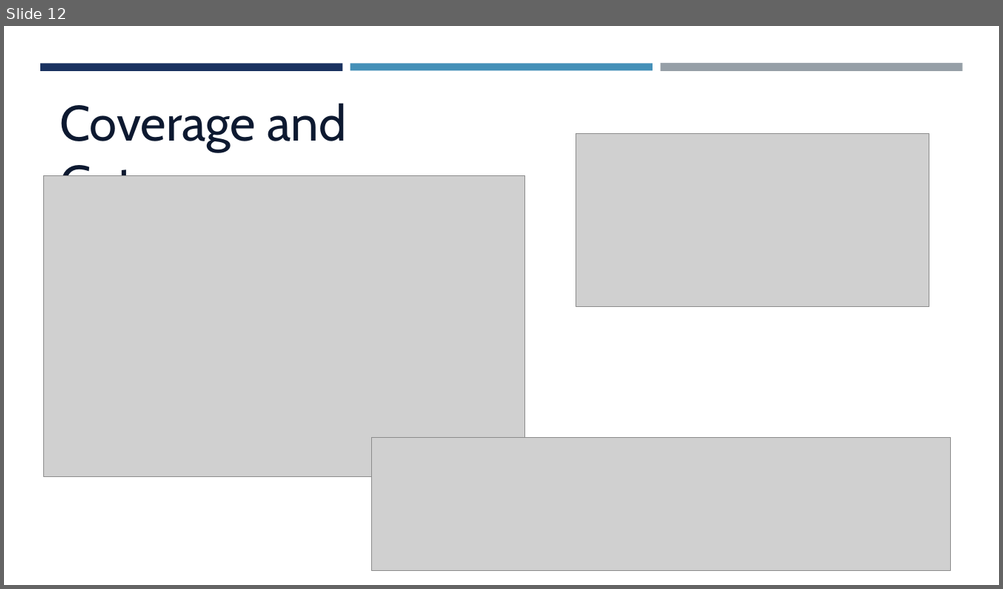
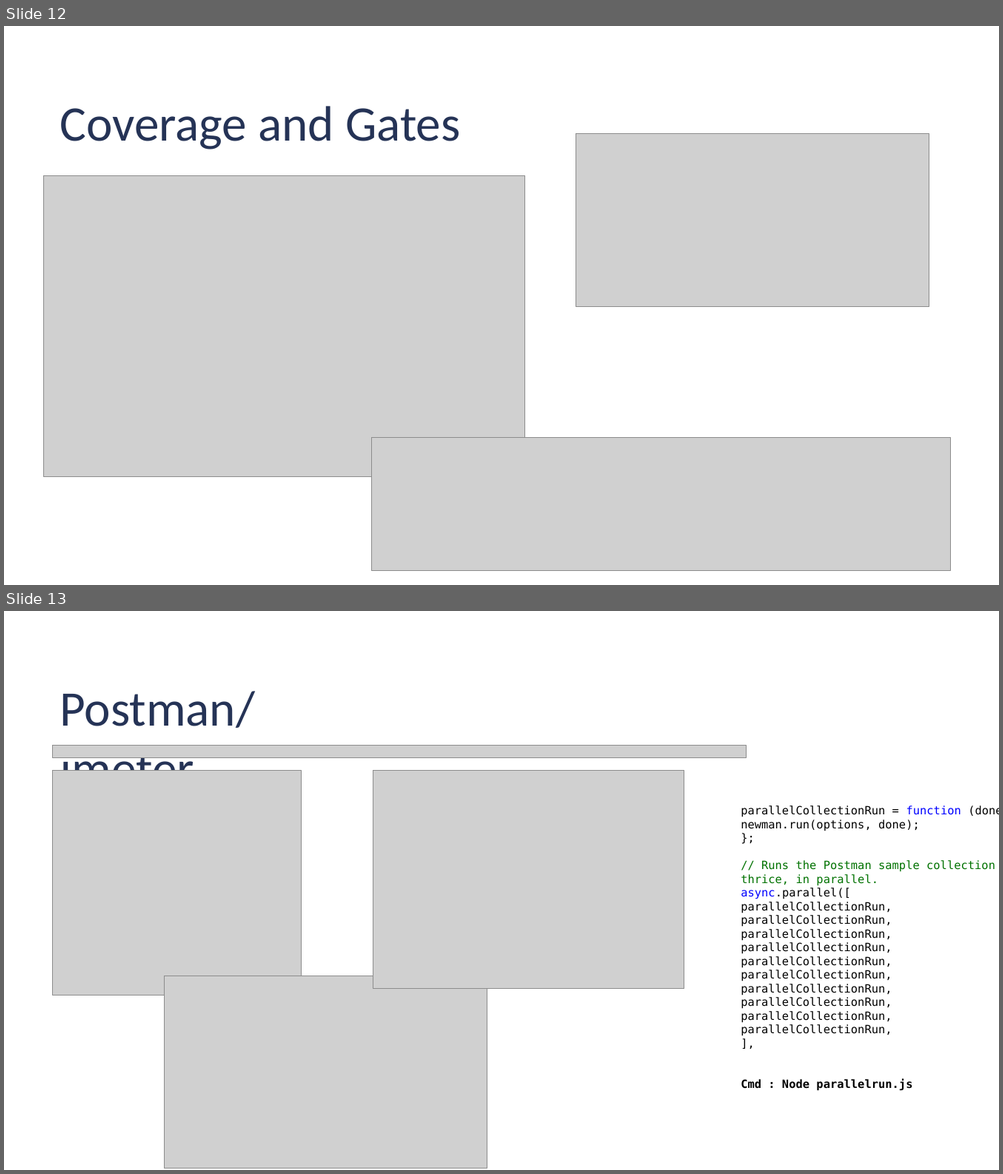
Before and after one commit to jkcpavan/coreTDD, a slide deck: How to Automate API Testing.pptx. Shown one above the other, each under a label of ours: slide 12 before the commit, slides 12 and 13 after it. The pictures are 1003x589 and 1003x1174 pixels, drawn with LibreOffice and Linux fonts; fonts in the diff are those of the drawing; grey boxes stand for pictures. Boxes give left, top, right and bottom in pixels: in the first picture for what was removed or moved away, otherwise in the second. Text is boxed around its words. In the diff, an @@ line names an element or a change of style, - is before the commit and + after.

```diff
--- a/How to Automate API Testing.pptx
+++ b/How to Automate API Testing.pptx
@@ slide 13 added at (4, 611, 999, 1170), background #FFFFFF @@
@@ text added at (60, 691, 255, 771), 48 pt, text #253356 @@
+Postman/jmeter
@@ picture added at (53, 745, 745, 758) @@
@@ picture added at (53, 770, 301, 995) @@
@@ picture added at (373, 770, 684, 988) @@
@@ text added at (740, 806, 999, 1091), 11 pt, text #000000 @@
+parallelCollectionRun = function (done) {
+newman.run(options, done);
+};
+// Runs the Postman sample collection thrice, in parallel.
+async.parallel([
+parallelCollectionRun,
+parallelCollectionRun,
+parallelCollectionRun,
+parallelCollectionRun,
+parallelCollectionRun,
+parallelCollectionRun,
+parallelCollectionRun,
+parallelCollectionRun,
+parallelCollectionRun,
+parallelCollectionRun,
+],
+Cmd : Node parallelrun.js
@@ picture added at (165, 976, 486, 1168) @@
@@ slide 12 changed as well @@
@@ rectangle removed at (40, 63, 343, 70) @@
@@ rectangle removed at (350, 63, 652, 70) @@
@@ rectangle removed at (660, 63, 962, 72) @@
@@ text "Coverage and Gates" at (60, 106, 460, 150): font Cabin to Calibri, text colour #0D1930 to #253356 @@
```
Also in this commit, not shown: 12 other slides changed, 2 other slides added, 1 slide removed.
